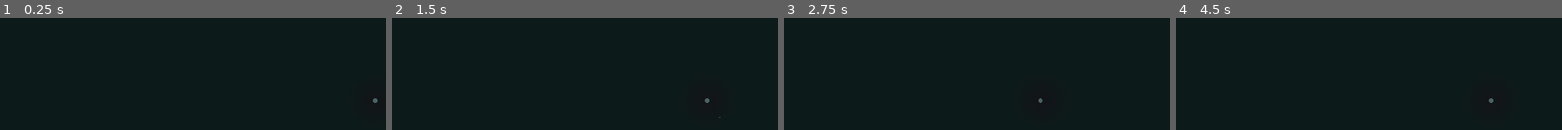
Above: before the commit, frames 1-4 (left to right).
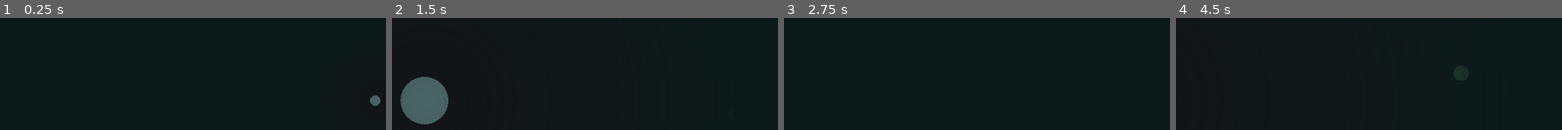
Above: after the commit, the same moments.

Repository: JRileyH/blips
Game: Godot game, scene res://Game.tscn
The game is run twice, just before and just after one commit, with the same random seed, the same clock (stepped at 60 frames per second) and the same inputs.
Inputs (mouse positions are in pixels of both pictures, inside the frame that each line leads up to):
- Up to frame 1 (0.25 s): no input
- Up to frame 2 (1.5 s): tap Enter at 0.5 s; move the mouse to (outside the picture) at 0.52 s; hold D (move_right, bound only before the commit) 0.53-1.25 s; hold Mouse wheel up (camera_zoom_in, bound only after the commit) 0.53-1.25 s; click (outside the picture) at 0.67 s; tap Mouse wheel down (camera_zoom_out, bound only after the com… at 0.8 s; drag from (615, 121) to (outside the picture) at 1.27 s
- Up to frame 3 (2.75 s): move the mouse to (outside the picture) at 2.02 s; hold D (move_right, bound only before the commit) from 2.03 s (still down); hold Mouse wheel up (camera_zoom_in, bound only after the commit) from 2.03 s (still down); click (outside the picture) at 2.17 s; tap Mouse wheel down (camera_zoom_out, bound only after the com… at 2.3 s
- Up to frame 4 (4.5 s): release D (move_right, bound only before the commit) at 2.75 s; release Mouse wheel up (camera_zoom_in, bound only after the commit) at 2.75 s; drag from (outside the picture) to (1484, 75) at 2.77 s; tap Space (reset, bound only before the commit) at 3.5, 4.15, 4.25 s; move the mouse to (outside the picture) at 3.52 s; hold A (move_left, bound only before the commit) 3.53-4.25 s; hold Mouse wheel up (camera_zoom_in, bound only after the commit) 3.53-4.25 s; click (outside the picture) at 3.67 s; tap Mouse wheel down (camera_zoom_out, bound only after the com… at 3.8 s; drag from (1326, 38) to (1538, 75) at 4.27 s

The runs differ from the first frame. In frame 1, 0.2% of the frame differs, in the area x 95-99%, y 69-79%; in frame 2, 4.2%, in the area x 2-86%, y 52-95%; in frame 3, less than 0.1%; in frame 4, less than 0.1%.

Commit message:
clean up camera code and warnings

Diff:
--- a/Bloid.gd
+++ b/Bloid.gd
@@ -8,9 +8,6 @@
 
 signal selected
 signal deselected
-
-signal action_selected
-signal action_deselected
 
 var production_timer: float = 0.0
 var action_timer: float = 0.0
--- a/Game.tscn
+++ b/Game.tscn
@@ -2,7 +2,7 @@
 
 [ext_resource path="res://Game.gd" type="Script" id=1]
 [ext_resource path="res://Map.tscn" type="PackedScene" id=2]
-[ext_resource path="res://Inspector.tscn" type="PackedScene" id=3]
+[ext_resource path="res://ui/inspector/Inspector.tscn" type="PackedScene" id=3]
 
 [node name="Game" type="Node2D"]
 script = ExtResource( 1 )
--- a/Inspector.gd
+++ /dev/null
@@ -1,59 +0,0 @@
-extends Node2D
-
-var direction: Vector2 = Vector2.ZERO
-
-func get_move_input() -> Vector2:
-	direction = Vector2.ZERO
-	direction += (Input.get_action_strength("move_down") * Vector2.DOWN)
-	direction += (Input.get_action_strength("move_up") * Vector2.UP)
-	direction += (Input.get_action_strength("move_left") * Vector2.LEFT)
-	direction += (Input.get_action_strength("move_right") * Vector2.RIGHT)
-	direction = direction.normalized().rotated(rotation)
-	return direction
-
-func get_rotation_input() -> float:
-	var r = 0.0
-	r -= Input.get_action_strength("rotate_left")
-	r += Input.get_action_strength("rotate_right")
-	return r
-
-func _ready():
-	$Camera2D.zoom = Vector2.ONE * 7.0
-	var map = get_node("../Map")
-	$CanvasLayer/Control/Panel/Radius.connect("change", map, "set_map_size")
-	$CanvasLayer/Control/Panel/Density.connect("change", map, "set_bloid_density")
-	$CanvasLayer/Control/Panel/Connectivity.connect("change", map, "set_connectivity")
-	$CanvasLayer/Control/Panel/Randomness.connect("change", map, "set_randomness")
-	$CanvasLayer/Control/Panel/Rebuild.connect("pressed", map, "build")
-
-func _process(delta):
-	position += get_move_input() * delta * 1500
-	if Input.is_action_pressed("reset"):
-		rotation = 0.0
-	else:
-		rotation += get_rotation_input() * delta
-
-func _input(event):
-	if event is InputEventPanGesture:
-		var new_zoom = $Camera2D.zoom + Vector2(event.delta.y, event.delta.y).normalized() * 0.2
-		if new_zoom.y <= 0.1 or new_zoom.y >= 50:
-			return
-		$Camera2D.zoom = new_zoom
-	elif event is InputEventMouseButton:
-		if event.is_pressed() and (event.button_index == BUTTON_WHEEL_UP or event.button_index == BUTTON_WHEEL_DOWN):
-			var new_zoom = $Camera2D.zoom
-			if event.button_index == BUTTON_WHEEL_UP:
-				new_zoom += Vector2.ONE * 0.5
-			elif event.button_index == BUTTON_WHEEL_DOWN:
-				new_zoom -= Vector2.ONE * 0.5
-			if new_zoom != $Camera2D.zoom and new_zoom.y > 0.1 and new_zoom.y < 50:
-				$Camera2D.zoom = new_zoom
-	elif event is InputEventKey:
-		if event.is_pressed() and (event.scancode == KEY_BRACELEFT or event.scancode == KEY_BRACERIGHT):
-			var new_zoom = $Camera2D.zoom
-			if event.scancode == KEY_BRACELEFT:
-				new_zoom += Vector2.ONE
-			elif event.scancode == KEY_BRACERIGHT:
-				new_zoom -= Vector2.ONE
-			if new_zoom != $Camera2D.zoom and new_zoom.y > 0.1 and new_zoom.y < 50:
-				$Camera2D.zoom = new_zoom
--- a/Inspector.tscn
+++ /dev/null
@@ -1,98 +0,0 @@
-[gd_scene load_steps=4 format=2]
-
-[ext_resource path="res://Inspector.gd" type="Script" id=1]
-[ext_resource path="res://Cursor.gd" type="Script" id=2]
-[ext_resource path="res://ui/Slider.tscn" type="PackedScene" id=3]
-
-[node name="Inspector" type="Node2D"]
-script = ExtResource( 1 )
-
-[node name="Camera2D" type="Camera2D" parent="."]
-rotating = true
-current = true
-
-[node name="Cursor" type="Node2D" parent="."]
-script = ExtResource( 2 )
-
-[node name="CanvasLayer" type="CanvasLayer" parent="."]
-
-[node name="Control" type="Control" parent="CanvasLayer"]
-visible = false
-anchor_left = 1.0
-anchor_right = 1.0
-margin_left = -1920.0
-margin_bottom = 1080.0
-__meta__ = {
-"_edit_use_anchors_": false
-}
-
-[node name="Panel" type="Panel" parent="CanvasLayer/Control"]
-anchor_left = 1.0
-anchor_right = 1.0
-margin_left = -240.0
-margin_top = 20.0
-margin_right = -20.0
-margin_bottom = 320.0
-__meta__ = {
-"_edit_use_anchors_": false
-}
-
-[node name="Title" type="Label" parent="CanvasLayer/Control/Panel"]
-margin_left = 8.0
-margin_top = 8.0
-margin_right = 212.0
-margin_bottom = 39.0
-rect_pivot_offset = Vector2( 231.049, -175.7 )
-text = "Blips & Bloids
-Constellation Generator"
-align = 1
-uppercase = true
-
-[node name="Radius" parent="CanvasLayer/Control/Panel" instance=ExtResource( 3 )]
-margin_left = 2.0
-margin_top = 46.0
-margin_right = 218.0
-margin_bottom = 84.0
-label = "Constellation Radius"
-minimum = 1000.0
-maximum = 10000.0
-step = 100.0
-default = 3000.0
-
-[node name="Density" parent="CanvasLayer/Control/Panel" instance=ExtResource( 3 )]
-margin_left = 2.0
-margin_top = 80.0
-margin_right = 218.0
-margin_bottom = 118.0
-label = "Bloid Density"
-minimum = 0.01
-maximum = 0.5
-step = 0.01
-default = 0.1
-
-[node name="Connectivity" parent="CanvasLayer/Control/Panel" instance=ExtResource( 3 )]
-margin_left = 2.0
-margin_top = 118.0
-margin_right = 218.0
-margin_bottom = 156.0
-label = "Connectivity"
-maximum = 1.0
-step = 0.01
-default = 0.25
-
-[node name="Randomness" parent="CanvasLayer/Control/Panel" instance=ExtResource( 3 )]
-margin_left = 2.0
-margin_top = 156.0
-margin_right = 218.0
-margin_bottom = 194.0
-label = "Randomness"
-maximum = 1.0
-step = 0.01
-default = 0.5
-
-[node name="Rebuild" type="Button" parent="CanvasLayer/Control/Panel"]
-margin_left = 80.0
-margin_top = 249.75
-margin_right = 140.0
-margin_bottom = 269.75
-text = "Rebuild"
--- a/Map.gd
+++ b/Map.gd
@@ -92,7 +92,7 @@
 		return minimal_span
 
 	# GENERATE EXTRA CONNECTIONS
-	var EXTRA_SIZE: int = floor((triangulation.size() - minimal_span.size()) * CONNECTIVITY)
+	var EXTRA_SIZE: int = int(floor((triangulation.size() - minimal_span.size()) * CONNECTIVITY))
 
 	# FIRST PART IS THE LOWEST SPANNING CONNECTIONS
 	var lowest_extras = []
@@ -144,10 +144,10 @@
 
 	update()
 
-func handle_select_bloid(bloid: Bloid):
+func handle_select_bloid(_bloid: Bloid):
 	pass
 
-func handle_deselect_bloid(bloid: Bloid):
+func handle_deselect_bloid(_bloid: Bloid):
 	pass
 
 func reveal_bloid(bloid: Bloid, size: float = 64):
--- a/actions/Action.gd
+++ b/actions/Action.gd
@@ -28,8 +28,8 @@
 	if not dragging:
 		return
 	dragging = false
-	var index = max(1, get_parent().get_index_from_angle(position.angle_to_point(Vector2.ZERO)))
-	get_parent().move_action(self, index)
+	var idx = max(1, get_parent().get_index_from_angle(position.angle_to_point(Vector2.ZERO)))
+	get_parent().move_action(self, idx)
 
 
 func reposition(idx: int, ang: float, pos: Vector2):
@@ -50,7 +50,7 @@
 	if dragging and event is InputEventMouseButton and event.button_index == BUTTON_LEFT and not event.pressed:
 		stop_drag()
 
-func _process(delta):
+func _process(_delta):
 	if dragging:
 		global_position = get_global_mouse_position()
 
--- a/actions/UpgradeAction.gd
+++ b/actions/UpgradeAction.gd
@@ -54,8 +54,8 @@
 func contains_point(point: Vector2) -> bool:
 	return .contains_point(point) or _option_contains_point(point)
 
-func get_stat_name(stat: int):
-	match stat:
+func get_stat_name(s: int):
+	match s:
 		bloid.STAT.VISIBILITY:
 			return "Visibility"
 		bloid.STAT.PRODUCTION:
--- a/project.godot
+++ b/project.godot
@@ -100,49 +100,54 @@
 
 [input]
 
-move_up={
+camera_pan={
+"deadzone": 0.5,
+"events": [ Object(InputEventKey,"resource_local_to_scene":false,"resource_name":"","device":0,"alt":false,"shift":false,"control":false,"meta":false,"command":false,"pressed":false,"scancode":87,"unicode":0,"echo":false,"script":null)
+, Object(InputEventKey,"resource_local_to_scene":false,"resource_name":"","device":0,"alt":false,"shift":false,"control":false,"meta":false,"command":false,"pressed":false,"scancode":65,"unicode":0,"echo":false,"script":null)
+, Object(InputEventKey,"resource_local_to_scene":false,"resource_name":"","device":0,"alt":false,"shift":false,"control":false,"meta":false,"command":false,"pressed":false,"scancode":83,"unicode":0,"echo":false,"script":null)
+, Object(InputEventKey,"resource_local_to_scene":false,"resource_name":"","device":0,"alt":false,"shift":false,"control":false,"meta":false,"command":false,"pressed":false,"scancode":68,"unicode":0,"echo":false,"script":null)
+ ]
+}
+camera_pan_up={
 "deadzone": 0.5,
 "events": [ Object(InputEventKey,"resource_local_to_scene":false,"resource_name":"","device":0,"alt":false,"shift":false,"control":false,"meta":false,"command":false,"pressed":false,"scancode":87,"unicode":0,"echo":false,"script":null)
  ]
 }
-move_left={
+camera_pan_left={
 "deadzone": 0.5,
 "events": [ Object(InputEventKey,"resource_local_to_scene":false,"resource_name":"","device":0,"alt":false,"shift":false,"control":false,"meta":false,"command":false,"pressed":false,"scancode":65,"unicode":0,"echo":false,"script":null)
  ]
 }
-move_right={
+camera_pan_down={
+"deadzone": 0.5,
+"events": [ Object(InputEventKey,"resource_local_to_scene":false,"resource_name":"","device":0,"alt":false,"shift":false,"control":false,"meta":false,"command":false,"pressed":false,"scancode":83,"unicode":0,"echo":false,"script":null)
+ ]
+}
+camera_pan_right={
 "deadzone": 0.5,
 "events": [ Object(InputEventKey,"resource_local_to_scene":false,"resource_name":"","device":0,"alt":false,"shift":false,"control":false,"meta":false,"command":false,"pressed":false,"scancode":68,"unicode":0,"echo":false,"script":null)
  ]
 }
-move_down={
-"deadzone": 0.5,
-"events": [ Object(InputEventKey,"resource_local_to_scene":false,"resource_name":"","device":0,"alt":false,"shift":false,"control":false,"meta":false,"command":false,"pressed":false,"scancode":83,"unicode":0,"echo":false,"script":null)
- ]
-}
-rotate_left={
+camera_roll_left={
 "deadzone": 0.5,
 "events": [ Object(InputEventKey,"resource_local_to_scene":false,"resource_name":"","device":0,"alt":false,"shift":false,"control":false,"meta":false,"command":false,"pressed":false,"scancode":81,"unicode":0,"echo":false,"script":null)
  ]
 }
-rotate_right={
+camera_roll_right={
 "deadzone": 0.5,
 "events": [ Object(InputEventKey,"resource_local_to_scene":false,"resource_name":"","device":0,"alt":false,"shift":false,"control":false,"meta":false,"command":false,"pressed":false,"scancode":69,"unicode":0,"echo":false,"script":null)
  ]
 }
-reset={
+camera_zoom_in={
 "deadzone": 0.5,
-"events": [ Object(InputEventKey,"resource_local_to_scene":false,"resource_name":"","device":0,"alt":false,"shift":false,"control":false,"meta":false,"command":false,"pressed":false,"scancode":32,"unicode":0,"echo":false,"script":null)
+"events": [ Object(InputEventMouseButton,"resource_local_to_scene":false,"resource_name":"","device":0,"alt":false,"shift":false,"control":false,"meta":false,"command":false,"button_mask":0,"position":Vector2( 0, 0 ),"global_position":Vector2( 0, 0 ),"factor":1.0,"button_index":4,"pressed":false,"doubleclick":false,"script":null)
+, Object(InputEventKey,"resource_local_to_scene":false,"resource_name":"","device":0,"alt":false,"shift":false,"control":false,"meta":false,"command":false,"pressed":false,"scancode":123,"unicode":0,"echo":false,"script":null)
  ]
 }
-zoom_in={
-"deadzone": 0.5,
-"events": [ Object(InputEventMouseButton,"resource_local_to_scene":false,"resource_name":"","device":0,"alt":false,"shift":false,"control":false,"meta":false,"command":false,"button_mask":0,"position":Vector2( 0, 0 ),"global_position":Vector2( 0, 0 ),"factor":1.0,"button_index":4,"pressed":false,"doubleclick":false,"script":null)
- ]
-}
-zoom_out={
+camera_zoom_out={
 "deadzone": 0.5,
 "events": [ Object(InputEventMouseButton,"resource_local_to_scene":false,"resource_name":"","device":0,"alt":false,"shi …(212 unchanged characters)…
+, Object(InputEventKey,"resource_local_to_scene":false,"resource_name":"","device":0,"alt":false,"shift":false,"control":false,"meta":false,"command":false,"pressed":false,"scancode":125,"unicode":0,"echo":false,"script":null)
  ]
 }
 
--- /dev/null
+++ b/ui/inspector/Camera.gd
@@ -0,0 +1,52 @@
+extends Camera2D
+
+
+const ZOOM_INI: float = 3.0
+const ZOOM_MIN: float = 0.5
+const ZOOM_MAX: float = 10.0
+const ZOOM_SPEED: float = 3.0
+const PAN_SPEED: float = 800.0
+const ROLL_SPEED: float = 3.0
+
+var camera_zoom: Vector2 = Vector2.ZERO
+var camera_pan: Vector2 = Vector2.ZERO
+var camera_roll: float = 0.0
+
+func handle_camera_zoom(e: InputEvent):
+	var update: float = 0.0
+	if e is InputEventPanGesture:
+		update = max(min(e.delta.y, 1.0), -1.0)
+	else:
+		update -= Input.get_action_strength("camera_zoom_in")
+		update += Input.get_action_strength("camera_zoom_out")
+		update = max(min(update, 1.0), -1.0)
+	camera_zoom += Vector2.ONE * update
+	if camera_zoom.y <= ZOOM_MIN:
+		camera_zoom = Vector2.ONE * ZOOM_MIN
+	elif camera_zoom.y >= ZOOM_MAX:
+		camera_zoom = Vector2.ONE * ZOOM_MAX
+
+func handle_camera_pan(_e: InputEvent):
+	var update_x: float = 0.0
+	var update_y: float = 0.0
+	update_y -= Input.get_action_strength("camera_pan_up")
+	update_y += Input.get_action_strength("camera_pan_down")
+	update_x -= Input.get_action_strength("camera_pan_left")
+	update_x += Input.get_action_strength("camera_pan_right")
+	camera_pan = Vector2(update_x, update_y).normalized().rotated(rotation)
+
+func handle_camera_roll(_e: InputEvent):
+	var update: float = 0.0
+	update -= Input.get_action_strength("camera_roll_left")
+	update += Input.get_action_strength("camera_roll_right")
+	update = max(min(update, 1), -1)
+	camera_roll = update
+
+func _ready():
+	camera_zoom = Vector2.ONE * ZOOM_INI
+	zoom = camera_zoom
+
+func _process(delta: float):
+	get_parent().position += camera_pan * delta * PAN_SPEED
+	rotation += camera_roll * delta * ROLL_SPEED
+	zoom = zoom.linear_interpolate(camera_zoom, delta * ZOOM_SPEED)
--- /dev/null
+++ b/ui/inspector/Inspector.gd
@@ -0,0 +1,12 @@
+extends Node2D
+
+func _ready():
+	pass
+
+func _process(_delta):
+	pass
+
+func _input(event):
+	$Camera2D.handle_camera_zoom(event)
+	$Camera2D.handle_camera_pan(event)
+	$Camera2D.handle_camera_roll(event)
--- /dev/null
+++ b/ui/inspector/Inspector.tscn
@@ -0,0 +1,16 @@
+[gd_scene load_steps=4 format=2]
+
+[ext_resource path="res://ui/inspector/Inspector.gd" type="Script" id=1]
+[ext_resource path="res://ui/inspector/Cursor.gd" type="Script" id=2]
+[ext_resource path="res://ui/inspector/Camera.gd" type="Script" id=3]
+
+[node name="Inspector" type="Node2D"]
+script = ExtResource( 1 )
+
+[node name="Camera2D" type="Camera2D" parent="."]
+rotating = true
+current = true
+script = ExtResource( 3 )
+
+[node name="Cursor" type="Node2D" parent="."]
+script = ExtResource( 2 )
Not shown, changed: dist/index.png.import
Renamed: Cursor.gd -> ui/inspector/Cursor.gd
